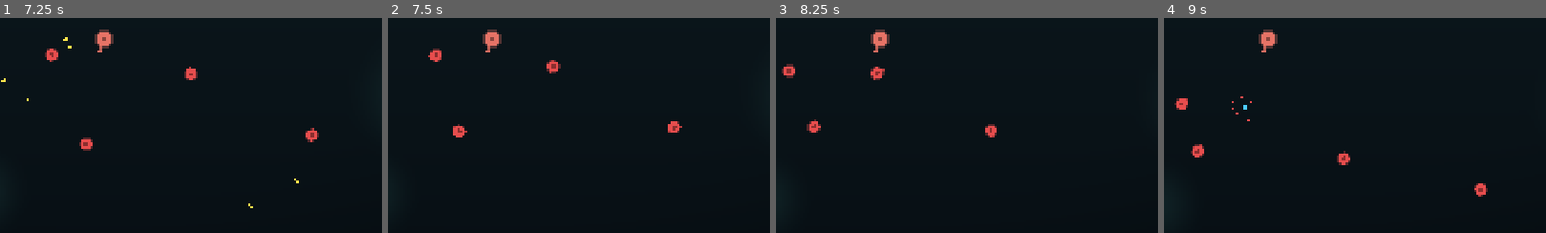
Above: before the commit, frames 1-4 (left to right).
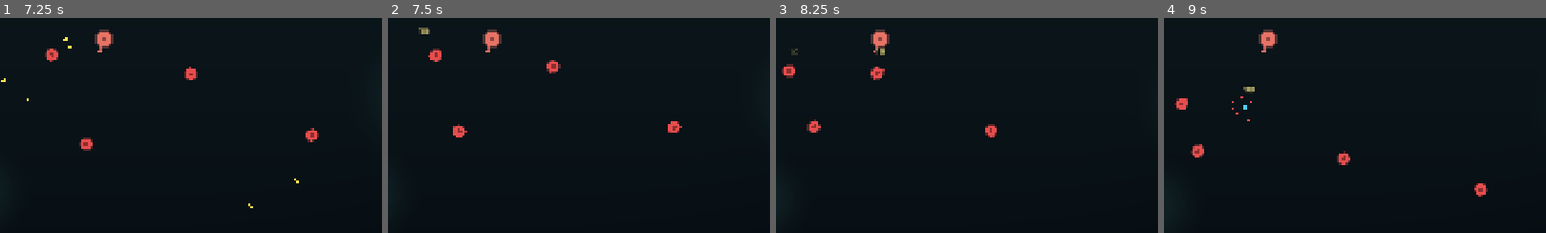
Above: after the commit, the same moments.

Repository: jonathanjalmain/godot-wild-jam-94
Game: Godot game, scene res://scenes/ui/MainMenu.tscn
Two runs of this game, one before a commit and one after it. Both use one fixed random seed, a clock stepped at 60 frames per second and the inputs below.
Inputs (mouse positions are % of the whole screen's width and height, from its top left):
- Up to frame 1 (7.25 s): click "Play" at 0.5 s; click (32, 53) at 1.27 s; tap Enter at 2, 3.5 s; hold D 2.03-2.78 s; hold Shift 2.03-2.78 s; tap Space at 2.27, 2.75, 3.02, 4.52, 5.27, 6.02 s; hold S 2.78-3.53 s; tap Shift at 2.85, 4.35, 5.85 s; hold D 3.53-4.28 s; hold Shift 3.53-4.28 s; hold W 4.28-5.03 s; hold Shift 5.03-5.78 s; hold A 5.03-6.53 s; hold S from 6.53 s (still down); hold Shift from 6.53 s (still down)
- Up to frame 2 (7.5 s): release S at 7.28 s; release Shift at 7.28 s; hold D from 7.28 s (still down); tap Shift at 7.35 s
- Up to frame 3 (8.25 s): tap Space at 7.52 s; release D at 8.03 s; hold W from 8.03 s (still down); hold Shift from 8.03 s (still down)
- Up to frame 4 (9 s): tap Space at 8.27 s; release W at 8.78 s; release Shift at 8.78 s; hold D from 8.78 s (still down); tap Shift at 8.85 s
The pictures show only the part of the screen within x 36-86%, y 45-95%; the shares and areas given below are measured in that part.

Frame 1 is identical in both runs. In frame 2, less than 0.1% of the frame differs, in the area x 8-11%, y 4-8%; in frame 3, 0.1%, in the area x 4-29%, y 14-18%; in frame 4, less than 0.1%.

Commit message:
Add weapon upgrades and floating damage numbers
- Unique weapons (dash, novas, orbitals) now level up to a max instead of
  being one-and-done; level-up panel shows them as 'UPGRADE Lv N->N+1'
- Floating damage numbers pop above enemies on each hit (pooled, capped)

Diff:
--- a/no-name-yet/autoload/game_state.gd
+++ b/no-name-yet/autoload/game_state.gd
@@ -76,8 +76,8 @@
 	{"id": "metabolism", "title": "Metabolism", "desc": "+20% fire rate", "cat": "offense"},
 	{"id": "compound_eyes", "title": "Compound Eyes", "desc": "+25% range and speed", "cat": "utility"},
 	{"id": "molt", "title": "Molt", "desc": "+25 max HP and full heal", "cat": "defense"},
-	{"id": "orbital_spores", "title": "Orbital Spores", "desc": "Orbiting spores that shred nearby foes", "cat": "offense", "unique": true},
-	{"id": "pulse_nova", "title": "Pulse Nova", "desc": "Periodic shockwave damaging all around you", "cat": "offense", "unique": true},
+	{"id": "orbital_spores", "title": "Orbital Spores", "desc": "Orbiting spores that shred nearby foes", "cat": "offense", "unique": true, "max": 5, "up_desc": "+2 orbiting spores and more damage"},
+	{"id": "pulse_nova", "title": "Pulse Nova", "desc": "Periodic shockwave damaging all around you", "cat": "offense", "unique": true, "max": 5, "up_desc": "Wider, faster shockwave"},
 	{"id": "spiny_skin", "title": "Spiny Skin", "desc": "Hurt enemies on contact", "cat": "defense"},
 	{"id": "venom", "title": "Venom", "desc": "Shots poison enemies", "cat": "offense"},
 	{"id": "mitosis", "title": "Mitosis", "desc": "Shots pierce +1 enemy", "cat": "offense"},
@@ -94,9 +94,9 @@
 	{"id": "knockback_rounds", "title": "Knockback Rounds", "desc": "+80% knockback on hit", "cat": "utility"},
 	{"id": "compact_form", "title": "Compact Form", "desc": "Smaller body & hitbox, +10% speed, -15 max HP", "cat": "utility"},
 	{"id": "barbed_spikes", "title": "Barbed Spikes", "desc": "+6 contact damage, more spikes", "cat": "defense"},
-	{"id": "dash", "title": "Flagellar Dash", "desc": "Dash with Space/Shift (briefly invincible)", "cat": "utility", "unique": true},
+	{"id": "dash", "title": "Flagellar Dash", "desc": "Dash with Space/Shift (briefly invincible)", "cat": "utility", "unique": true, "max": 4, "up_desc": "Shorter dash cooldown"},
 	{"id": "magnetism", "title": "Magnetism", "desc": "+90 XP pickup range", "cat": "utility"},
-	{"id": "spore_nova", "title": "Spore Nova", "desc": "Periodically blast spores in all directions", "cat": "offense", "unique": true},
+	{"id": "spore_nova", "title": "Spore Nova", "desc": "Periodically blast spores in all directions", "cat": "offense", "unique": true, "max": 5, "up_desc": "+2 spores per blast, fires faster"},
 	{"id": "twin_spores", "title": "Twin Spores", "desc": "+1 projectile per shot", "cat": "offense"},
 ]
 
@@ -279,7 +279,7 @@
 func get_random_mutations(count: int) -> Array:
 	var normal := []
 	for m in MUTATIONS:
-		if m.get("unique", false) and int(stacks.get(m.id, 0)) > 0:
+		if m.get("unique", false) and int(stacks.get(m.id, 0)) >= int(m.get("max", 1)):
 			continue
 		normal.append(m)
 	var risky := UNSTABLE_MUTATIONS.duplicate()
--- /dev/null
+++ b/no-name-yet/scripts/damage_number.gd
@@ -0,0 +1,56 @@
+extends Node2D
+
+signal finished(node)
+
+const LIFETIME := 0.6
+const RISE := 60.0
+
+var _t: float = 0.0
+var _text: String = ""
+var _color: Color = Color.WHITE
+var _size: int = 22
+var _vel: Vector2 = Vector2.ZERO
+var _active: bool = false
+
+
+func _ready() -> void:
+	z_index = 200
+	visible = false
+	set_process(false)
+
+
+func show_damage(pos: Vector2, amount: float, color: Color, big: bool) -> void:
+	global_position = pos
+	_text = str(int(round(amount)))
+	_color = color
+	_size = 30 if big else 22
+	_t = 0.0
+	_active = true
+	visible = true
+	_vel = Vector2(randf_range(-22.0, 22.0), -RISE)
+	set_process(true)
+	queue_redraw()
+
+
+func _process(delta: float) -> void:
+	_t += delta
+	position += _vel * delta
+	_vel.y += 70.0 * delta
+	queue_redraw()
+	if _t >= LIFETIME:
+		_active = false
+		visible = false
+		set_process(false)
+		finished.emit(self)
+
+
+func _draw() -> void:
+	if not _active:
+		return
+	var f := _t / LIFETIME
+	var alpha := clampf(1.0 - f * f, 0.0, 1.0)
+	var font := ThemeDB.fallback_font
+	var w := font.get_string_size(_text, HORIZONTAL_ALIGNMENT_LEFT, -1, _size).x
+	var origin := Vector2(-w * 0.5, 0.0)
+	draw_string_outline(font, origin, _text, HORIZONTAL_ALIGNMENT_LEFT, -1, _size, 5, Color(0.0, 0.0, 0.0, alpha))
+	draw_string(font, origin, _text, HORIZONTAL_ALIGNMENT_LEFT, -1, _size, Color(_color.r, _color.g, _color.b, alpha))
--- a/no-name-yet/scripts/enemy.gd
+++ b/no-name-yet/scripts/enemy.gd
@@ -144,6 +144,10 @@
 	hp -= amount
 	_flash = 0.1
 	queue_redraw()
+	var parent := get_parent()
+	if parent != null and parent.has_method("spawn_damage_number"):
+		var head := global_position + Vector2(0.0, -(RADIUS * scale.x + 14.0))
+		parent.spawn_damage_number(head, amount, amount >= 30.0)
 	if from_pos != null:
 		_knockback = (global_position - from_pos).normalized() * 220.0 * GameState.knockback_mult
 	if hp <= 0.0:
--- a/no-name-yet/scripts/level_up_panel.gd
+++ b/no-name-yet/scripts/level_up_panel.gd
@@ -41,8 +41,15 @@
 
 func _make_card(m: Dictionary) -> Button:
 	var unstable: bool = m.get("unstable", false)
+	var owned: int = int(GameState.stacks.get(m.id, 0))
+	var is_upgrade: bool = m.get("unique", false) and owned > 0
 	var accent: Color = GameState.cat_color(m.cat)
 	var tag_text: String = "UNSTABLE" if unstable else String(m.cat).to_upper()
+	var desc_text: String = m.desc
+	if is_upgrade:
+		accent = Color(1.0, 0.82, 0.3)
+		tag_text = "UPGRADE  Lv %d -> %d" % [owned, owned + 1]
+		desc_text = m.get("up_desc", m.desc)
 
 	var card := Button.new()
 	card.custom_minimum_size = Vector2(300, 330)
@@ -63,15 +70,13 @@
 	vb.mouse_filter = Control.MOUSE_FILTER_IGNORE
 	card.add_child(vb)
 
-	var tag := _label(tag_text, 16, accent)
-	vb.add_child(tag)
+	vb.add_child(_label(tag_text, 16, accent))
 
 	var title := _label(m.title, 28, Color(0.96, 1.0, 0.97))
 	title.autowrap_mode = TextServer.AUTOWRAP_WORD_SMART
 	vb.add_child(title)
 
-	var owned: int = int(GameState.stacks.get(m.id, 0))
-	if owned > 0:
+	if owned > 0 and not m.get("unique", false):
 		vb.add_child(_label("OWNED x%d" % owned, 15, Color(1.0, 0.85, 0.4)))
 
 	var spacer := Control.new()
@@ -79,7 +84,7 @@
 	spacer.mouse_filter = Control.MOUSE_FILTER_IGNORE
 	vb.add_child(spacer)
 
-	var desc := _label(m.desc, 17, Color(0.74, 0.85, 0.83))
+	var desc := _label(desc_text, 17, Color(0.74, 0.85, 0.83))
 	desc.autowrap_mode = TextServer.AUTOWRAP_WORD_SMART
 	vb.add_child(desc)
 
--- a/no-name-yet/scripts/main.gd
+++ b/no-name-yet/scripts/main.gd
@@ -1,9 +1,11 @@
 extends Node2D
 
 const ENEMY_SCENE := preload("res://scenes/Enemy.tscn")
+const DAMAGE_NUMBER := preload("res://scripts/damage_number.gd")
 const SURVIVE_SECONDS := 600.0
 const MAX_ENEMIES := 140
 const DESPAWN_DIST := 1800.0
+const MAX_DAMAGE_NUMBERS := 120
 
 const ENEMY_TYPES := {
 	"grunt": {"hp": 30.0, "speed": 90.0, "damage": 10.0, "xp": 1.0, "color": Color(0.9, 0.3, 0.3), "scale": 1.0},
@@ -19,6 +21,8 @@
 var _elapsed: float = 0.0
 var _won: bool = false
 var _pool: Array = []
+var _dmg_pool: Array = []
+var _dmg_total: int = 0
 
 
 func _ready() -> void:
@@ -92,6 +96,26 @@
 	_pool.append(e)
 
 
+func spawn_damage_number(pos: Vector2, amount: float, big: bool = false) -> void:
+	if amount <= 0.0:
+		return
+	var dn
+	if _dmg_pool.size() > 0:
+		dn = _dmg_pool.pop_back()
+	else:
+		if _dmg_total >= MAX_DAMAGE_NUMBERS:
+			return
+		dn = DAMAGE_NUMBER.new()
+		dn.finished.connect(_release_damage_number)
+		add_child(dn)
+		_dmg_total += 1
+	dn.show_damage(pos, amount, Color(1.0, 0.95, 0.6), big)
+
+
+func _release_damage_number(dn) -> void:
+	_dmg_pool.append(dn)
+
+
 func _spawn_one() -> void:
 	var src: Dictionary = ENEMY_TYPES[_pick_type()]
 	var data := src.duplicate()
